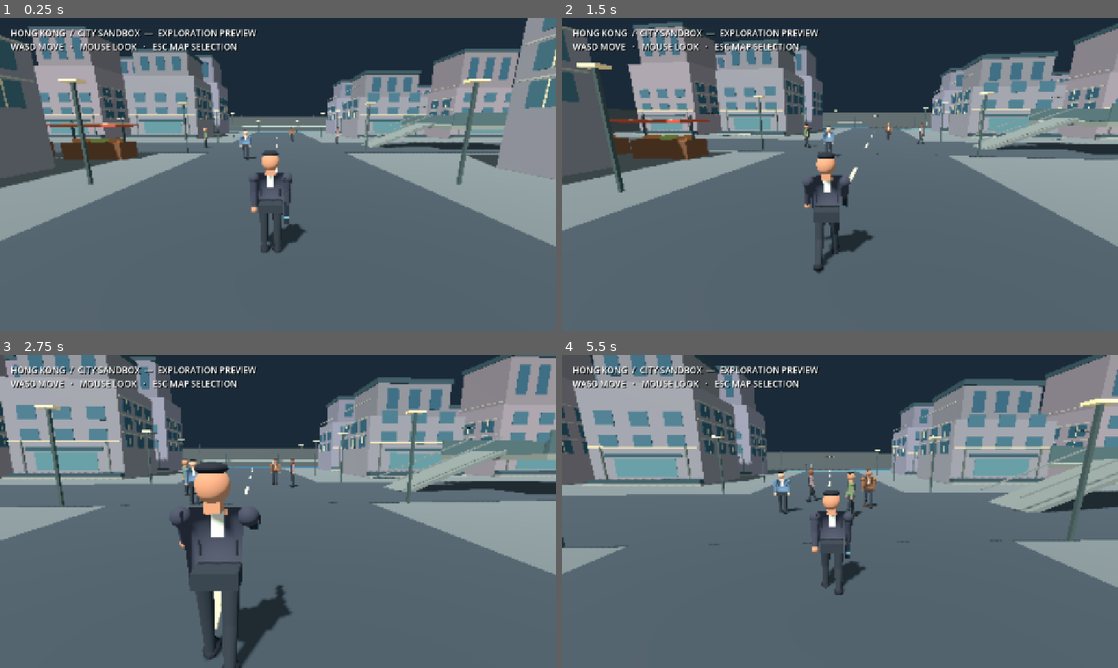
Above: before the commit, frames 1-4 (two rows, left to right).
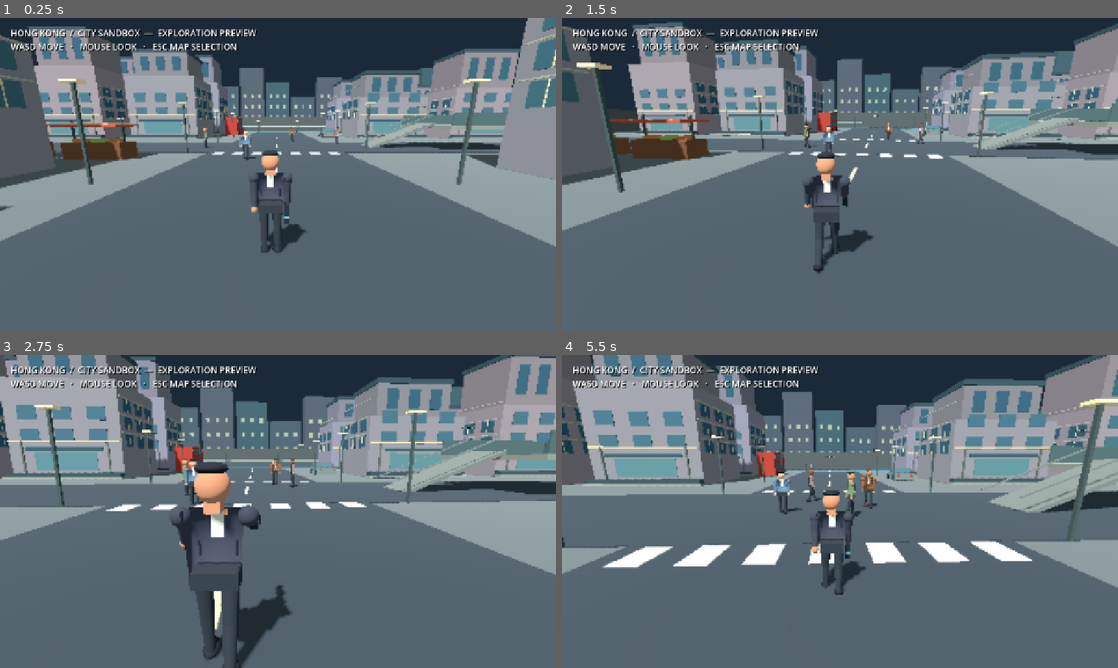
Above: after the commit, the same moments.

Repository: CoolgamerProXD/Stealty-Assasin-redesigned-computing-machine-Beta
Game: Godot game, scene res://scenes/hong_kong_preview.tscn
Same seed, same stepped clock (60 frames per second), same inputs: the game is played once before the commit and once after it. This scene is started directly instead of the project's main scene.
Inputs (mouse positions are in pixels of both pictures, inside the frame that each line leads up to):
- Up to frame 1 (0.25 s): no input
- Up to frame 2 (1.5 s): move the mouse to (867, 174) at 0.52 s; hold Right mouse button (aim) 0.53-1.28 s; hold W (move_forward) from 0.53 s (still down); click (867, 174) at 0.67 s; tap C (crouch) at 0.8, 1.35 s; move the mouse to (812, 174) at 1.27 s; click (812, 174) at 1.42 s
- Up to frame 3 (2.75 s): keep holding W (move_forward); right-click (250, 511) at 1.55 s; move the mouse to (289, 505) at 2.02 s; hold Right mouse button (aim) from 2.03 s (still down); click (289, 505) at 2.17 s; tap C (crouch) at 2.3 s
- Up to frame 4 (5.5 s): keep holding W (move_forward); move the mouse to (834, 517) at 2.77 s; release Right mouse button (aim) at 2.78 s; tap C (crouch) at 2.85, 3.8, 5.3 s; click (834, 517) at 2.92 s; right-click (834, 517) at 3.05 s; move the mouse to (878, 514) at 3.52 s; hold 1 (equip_primary) 3.53-4.28 s; click (878, 514) at 3.67 s; move the mouse to (795, 508) at 4.27 s; tap 2 (equip_secondary) at 4.35 s; click (795, 508) at 4.42 s; right-click (795, 508) at 4.55 s; move the mouse to (845, 511) at 5.02 s; press the mouse at (845, 511) at 5.03 s

The runs differ from the first frame. In frame 1, 2.5% of the frame differs, in the area x 0-78%, y 16-62%; in frame 2, 3.1%; in frame 3, 4.6%; in frame 4, 6.1%, in the area x 7-85%, y 11-69%.

Commit message:
Populate city street and verify preview navigation [windows]
Co-authored-by: arena-agent <297053741+arena-agent@users.noreply.github.com>

Diff:
--- a/scripts/world/landscape_preview.gd
+++ b/scripts/world/landscape_preview.gd
@@ -195,6 +195,36 @@
  _box(Vector3(0,-0.2,0), Vector3(90,0.4,90), color, true)
  for x: float in [-45.0,45.0]: _box(Vector3(x,2,0),Vector3(0.3,4,90),color.darkened(0.2),true)
  for z: float in [-45.0,45.0]: _box(Vector3(0,2,z),Vector3(90,4,0.3),color.darkened(0.2),true)
+
+# Parked street vehicles are fictional low-poly props, not controllable. Their
+# simple body collider is outside all public-space NPC routes and the ramp.
+func _parked_car(x: float, z: float, paint: Color) -> void:
+ var dark := Color(0.11,0.15,0.16)
+ _box(Vector3(x,0.48,z),Vector3(2.25,0.72,4.1),paint,true)
+ _accent(Vector3(x,1.03,z-0.15),Vector3(1.90,0.65,2.0),paint.darkened(0.08))
+ _accent(Vector3(x,1.05,z-1.17),Vector3(1.67,0.43,0.035),Color(0.28,0.42,0.45))
+ _accent(Vector3(x,1.05,z+0.87),Vector3(1.67,0.43,0.035),Color(0.28,0.42,0.45))
+ for side: float in [-1.0,1.0]:
+  _accent(Vector3(x+side*1.14,1.06,z-0.15),Vector3(0.04,0.40,1.75),Color(0.25,0.38,0.41))
+  for dz: float in [-1.3,1.3]:
+   _accent(Vector3(x+side*1.14,0.30,z+dz),Vector3(0.22,0.54,0.70),dark)
+ for dx: float in [-0.78,0.78]:
+  _accent(Vector3(x+dx,0.55,z-2.07),Vector3(0.30,0.17,0.04),Color(0.93,0.82,0.57))
+  _accent(Vector3(x+dx,0.55,z+2.07),Vector3(0.30,0.17,0.04),Color(0.68,0.16,0.12))
+
+func _parked_bus(x: float, z: float) -> void:
+ var red := Color(0.58,0.20,0.16)
+ var glass := Color(0.23,0.36,0.39)
+ _box(Vector3(x,1.76,z),Vector3(2.4,3.5,7.2),red,true)
+ for side: float in [-1.0,1.0]:
+  for y: float in [1.35,2.75]:
+   for dz: float in [-2.7,-1.35,0.0,1.35,2.7]:
+    _accent(Vector3(x+side*1.21,y,z+dz),Vector3(0.04,0.8,1.1),glass)
+  for dz: float in [-2.2,2.2]:
+   _accent(Vector3(x+side*1.22,0.35,z+dz),Vector3(0.25,0.66,0.85),Color(0.10,0.12,0.13))
+ _accent(Vector3(x,2.55,z-3.61),Vector3(2.0,0.75,0.04),glass)
+ _accent(Vector3(x,1.18,z-3.61),Vector3(2.0,0.75,0.04),glass)
+ _accent(Vector3(x,3.20,z-3.63),Vector3(1.7,0.20,0.04),Color(0.90,0.74,0.43))
 
 func _city() -> void:
  _ground(Color(0.34,0.36,0.36))
@@ -232,6 +262,23 @@
    for dx: float in [-2.3,0.0,2.3]:
     _accent(Vector3(x+dx,h+extra_height*0.55,z+3.43),Vector3(1.2,extra_height*0.6,0.04),glass)
  _city_walkway()
+ # Parked cars, a double-decker and crossings make the public street legible.
+ # Their bodies are solid and lie beyond the short central visitor routes.
+ _parked_car(-8.9,20,Color(0.67,0.18,0.15))
+ _parked_car(8.9,-18,Color(0.38,0.43,0.42))
+ _parked_bus(-9.2,-27)
+ for z: float in [-5.8,5.8]:
+  for x: float in [-4.5,-3.0,-1.5,0.0,1.5,3.0,4.5]:
+   _accent(Vector3(x,0.075,z),Vector3(0.75,0.02,1.25),Color(0.78,0.76,0.67))
+ # A layered skyline is scenic outside the walkable boundary, not interiors.
+ for i: int in range(13):
+  var x := -45.0 + float(i)*7.5
+  var h := 10.0 + float((i*11)%7)*1.3
+  _accent(Vector3(x,h*0.5,-49),Vector3(6.8,h,3.0),Color(0.20+float(i%3)*0.025,0.28,0.31))
+  for y: float in [4.0,7.0,10.0]:
+   if y < h - 0.5:
+    for dx: float in [-2.0,0.0,2.0]:
+     _accent(Vector3(x+dx,y,-47.47),Vector3(0.7,0.9,0.05),Color(0.52,0.54,0.45))
  # Market stalls, pedestrian streets and waterfront promenade.
  for x: float in [-30.0,-24.0,-18.0,-12.0]:
   _box(Vector3(x,0.55,8),Vector3(3.8,1.1,1.8),Color(0.38,0.25,0.17),true)
--- a/tests/cinema_capture_test.gd
+++ b/tests/cinema_capture_test.gd
@@ -20,7 +20,7 @@
  await RenderingServer.frame_post_draw
  var image := root.get_texture().get_image()
  image.save_png(output.path_join(name + ".png"))
- if name in ["cinema_hotel_lobby", "cinema_hotel_corridor",  …(287 unchanged characters)… a_hotel_windows", "cinema_city_gameplay"]:
+ if name in ["cinema_hotel_lobby", "cinema_hotel_corridor",  …(287 unchanged characters)… a_hotel_windows", "cinema_city_gameplay", "cinema_mission_selection"]:
   var thumb := image.duplicate() as Image
   thumb.resize(320, 180)
   thumb.save_jpg(output.path_join(name + "_thumb.jpg"), 0.50)
@@ -187,6 +187,8 @@
  var menu: Control = load("res://scenes/main_menu.tscn").instantiate()
  root.add_child(menu)
  await process_frame
+ menu.call("_missions")
+ await capture("cinema_mission_selection")
  menu.call("_settings")
  await capture("cinema_graphics_settings")
  check(menu.get("panel").get_child_count() > 0, "settings panel opens from main menu")
--- a/tests/run_tests.gd
+++ b/tests/run_tests.gd
@@ -884,11 +884,18 @@
   await process_frame
   var menu: Node = current_scene
   menu.call("_missions")
+  # Let the container lay out before checking that the actual button is on
+  # screen; emitting a signal alone cannot prove mouse reachability.
+  await process_frame
+  await process_frame
   var chosen: Button = null
   for child: Node in menu.get("panel").get_children():
    if child is Button and child.text.contains(preview_name): chosen = child
   check(chosen != null and not chosen.disabled, preview_name + " preview button is clickable")
   if chosen:
+   var bounds := chosen.get_global_rect()
+   var viewport_bounds := root.get_visible_rect()
+   check(viewport_bounds.encloses(bounds), preview_name + " preview button lies within the viewport")
    chosen.pressed.emit()
    await process_frame
    await process_frame
@@ -913,6 +920,14 @@
      for actor: HotelNpc in preview_npcs: excludes.append(actor.get_rid())
      query.exclude = excludes
      check(visitor.get_world_3d().direct_space_state.intersect_ray(query).is_empty(), preview_name + " scripted route remains free of solid architecture")
+     var all_routes_clear := true
+     for person: HotelNpc in preview_npcs:
+      var route_start: Vector3 = person.profile.schedule[0].destination + Vector3.UP * 0.8
+      var route_end: Vector3 = person.profile.schedule[1].destination + Vector3.UP * 0.8
+      var route_query := PhysicsRayQueryParameters3D.create(route_start, route_end)
+      route_query.exclude = excludes
+      if not person.get_world_3d().direct_space_state.intersect_ray(route_query).is_empty(): all_routes_clear = false
+     check(all_routes_clear, preview_name + " all scripted visitor routes remain clear of solid scenery")
      if preview_name == "HONG KONG":
       preview_player.global_position = Vector3(8.4,0.05,0)
       preview_player.rotation.y = 0
